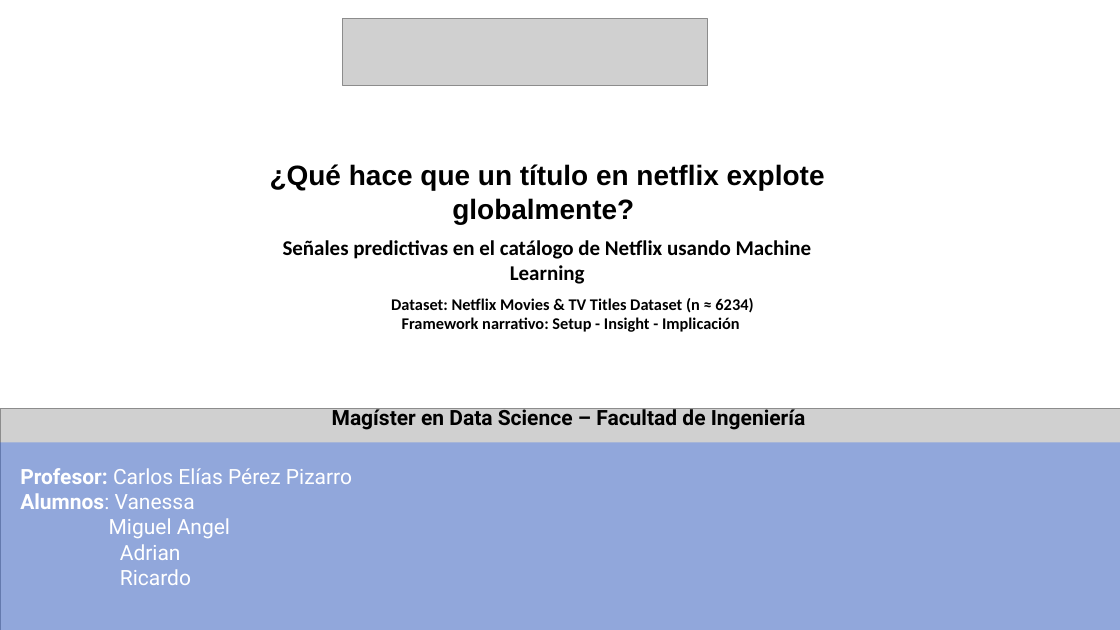
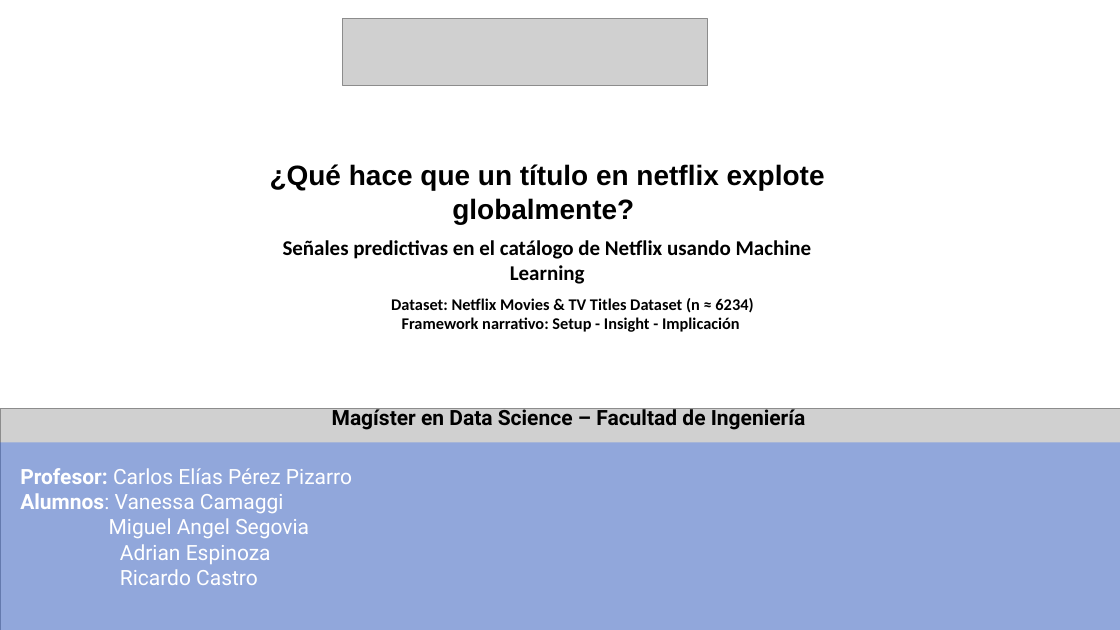
Before and after one commit to rfcastrovera/tarea3-visualizacionMDS-UDD, a slide deck: slide 1 of TAREA3.pptx. Drawn at 1120x630 pixels with LibreOffice and Linux fonts; fonts in the diff are those of the drawing; grey boxes stand for pictures. Boxes give left, top, right and bottom in pixels: in the first picture for what was removed or moved away, otherwise in the second. Text is boxed around its words. In the diff, an @@ line names an element or a change of style, - is before the commit and + after.

```diff
--- a/TAREA3.pptx
+++ b/TAREA3.pptx
@@ text at <box>20,493,309,585</box>: text changed @@
-Alumnos: Vanessa
-Miguel Angel
-Adrian
-Ricardo
+Alumnos: Vanessa Camaggi
+Miguel Angel Segovia
+Adrian Espinoza
+Ricardo Castro
```
